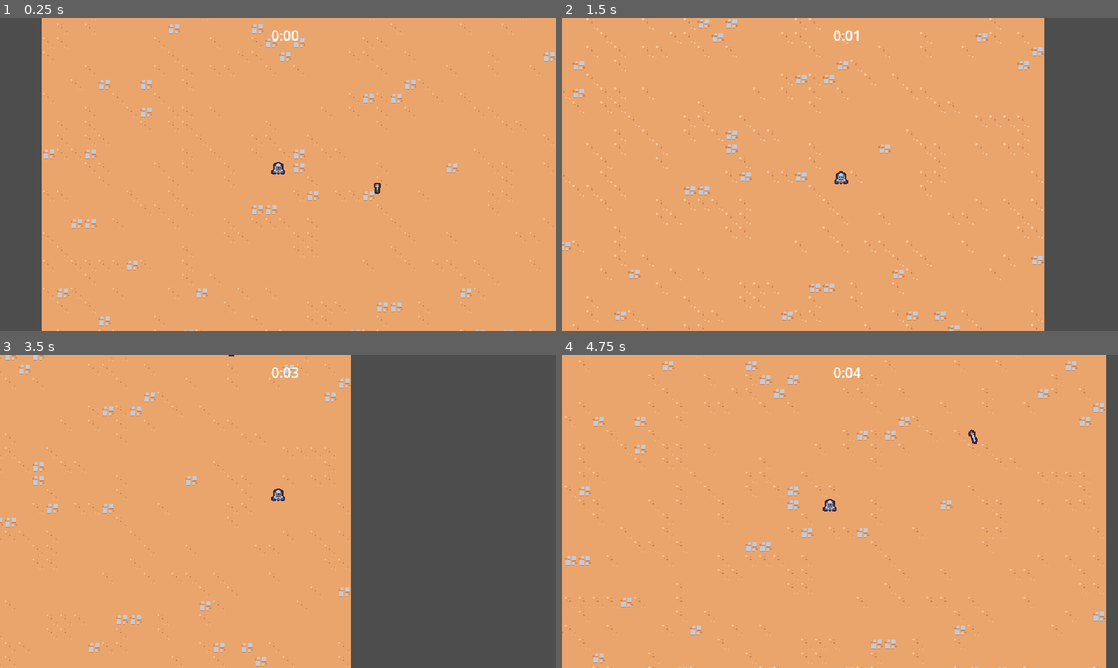
Above: before the commit, frames 1-4 (two rows, left to right).
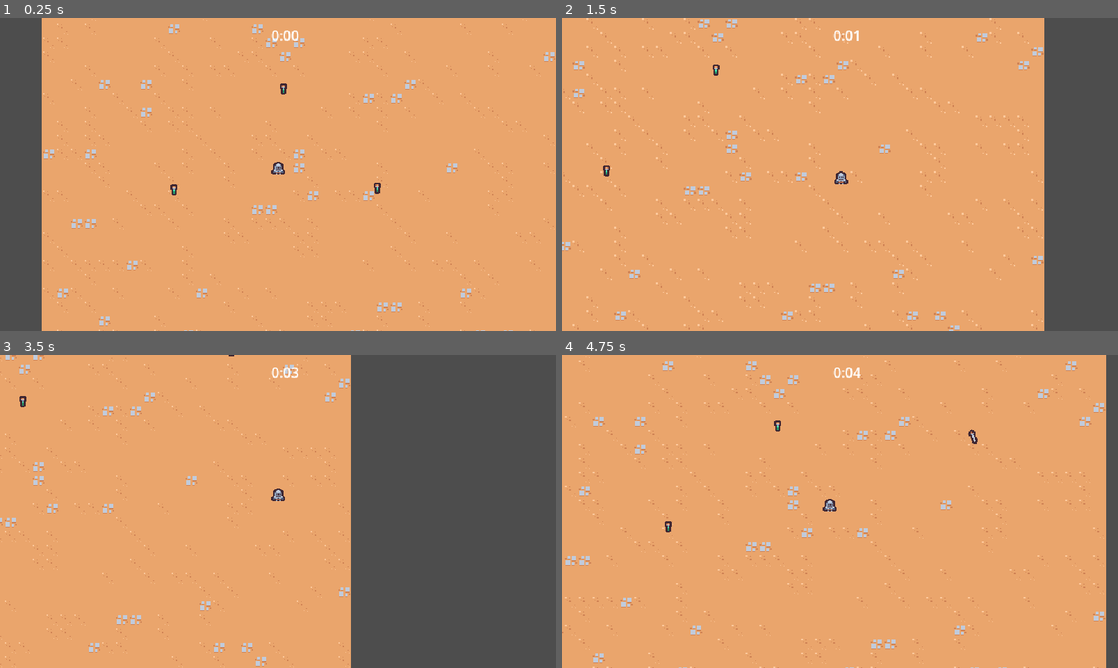
Above: after the commit, the same moments.

Repository: ErenJaegerKing/Dream_Learn
Game: Godot game, scene res://scenes/main/main.tscn
The game is run twice, just before and just after one commit, with the same random seed, the same clock (stepped at 60 frames per second) and the same inputs.
Inputs:
- Up to frame 1 (0.25 s): no input
- Up to frame 2 (1.5 s): tap Enter at 0.5 s; hold D (move_right ) 0.53-1.28 s; hold S (move_down) from 1.28 s (still down)
- Up to frame 3 (3.5 s): release S (move_down) at 2.03 s; hold D (move_right ) 2.03-2.78 s; hold W (move_up) from 2.78 s (still down)
- Up to frame 4 (4.75 s): release W (move_up) at 3.53 s; hold A (move_left) from 3.53 s (still down)

The runs differ from the first frame. In frame 1, less than 0.1% of the frame differs, in the area x 30-52%, y 20-57%; in frame 2, less than 0.1%; in frame 3, less than 0.1%; in frame 4, less than 0.1%.

Commit message:
第二章 基础建设 利用自定义信号来增加经验值

Diff:
--- a/2D Game/project.godot
+++ b/2D Game/project.godot
@@ -14,6 +14,10 @@
 run/main_scene="res://scenes/main/main.tscn"
 config/features=PackedStringArray("4.2", "Forward Plus")
 config/icon="res://icon.svg"
+
+[autoload]
+
+GameEvents="*res://scenes/autoload/game_events.tscn"
 
 [debug]
 
--- /dev/null
+++ b/2D Game/scenes/autoload/game_events.gd
@@ -0,0 +1,7 @@
+extends Node
+
+# 创建信号 经验收集
+signal experience_vial_collected(number: float)
+
+func emit_experience_vial_collected(number:float):
+	experience_vial_collected.emit(number)
--- /dev/null
+++ b/2D Game/scenes/autoload/game_events.tscn
@@ -0,0 +1,6 @@
+[gd_scene load_steps=2 format=3 uid="uid://bq5684i32lv5b"]
+
+[ext_resource type="Script" path="res://scenes/autoload/game_events.gd" id="1_806d1"]
+
+[node name="GameEvents" type="Node"]
+script = ExtResource("1_806d1")
--- a/2D Game/scenes/game_object/experience_vial/experience_vial.gd
+++ b/2D Game/scenes/game_object/experience_vial/experience_vial.gd
@@ -8,5 +8,7 @@
 
 # 当触发信号之后执行事件
 func on_area_entered(other_area:Area2D):
+	# 发出经验值拾取的信号
+	GameEvents.emit_experience_vial_collected(1)
 	# 让经验消失
 	queue_free()
--- a/2D Game/scenes/main/main.tscn
+++ b/2D Game/scenes/main/main.tscn
@@ -6,6 +6,7 @@
 [ext_resource type="PackedScene" uid="uid://dbhe5g3bwuaq" path="res://scenes/game_object/player/player.tscn" id="1_xheb7"]
 [ext_resource type="PackedScene" uid="uid://r27f01320ygi" path="res://scenes/manager/arena_time_manager.tscn" id="2_02oce"]
 [ext_resource type="PackedScene" uid="uid://cf3h8mvmqbshf" path="res://scenes/game_object/game_camera/game_camera.tscn" id="3_k6ttt"]
+[ext_resource type="PackedScene" uid="uid://bvmqukakjydfn" path="res://scenes/manager/experience_manager.tscn" id="4_1w208"]
 [ext_resource type="PackedScene" uid="uid://di3a7hjxf0uv7" path="res://scenes/game_object/experience_vial/experience_vial.tscn" id="7_wsl8r"]
 
 [node name="Main" type="Node"]
@@ -16,6 +17,8 @@
 [node name="ArenaTimeManager" parent="." instance=ExtResource("2_02oce")]
 
 [node name="EnemySpawnerManager" parent="." instance=ExtResource("1_d50ym")]
+
+[node name="ExperienceManager" parent="." instance=ExtResource("4_1w208")]
 
 [node name="GameCamera" parent="." instance=ExtResource("3_k6ttt")]
 
@@ -28,3 +31,9 @@
 
 [node name="ExperienceVial" parent="." instance=ExtResource("7_wsl8r")]
 position = Vector2(114, 15)
+
+[node name="ExperienceVial2" parent="." instance=ExtResource("7_wsl8r")]
+position = Vector2(-120, 17)
+
+[node name="ExperienceVial3" parent="." instance=ExtResource("7_wsl8r")]
+position = Vector2(6, -99)
--- /dev/null
+++ b/2D Game/scenes/manager/experience_manager.gd
@@ -0,0 +1,20 @@
+extends Node
+
+# 创建经验值变量，并初始化为0
+var current_experience = 0
+
+func _ready() -> void:
+	#连接全局事件中的信号触发事件
+	GameEvents.experience_vial_collected.connect(on_experience_vial_collected)
+
+# 创建一个函数来增加经验值
+func incurrent_experience(number:float):
+	#经验值会随着传入参数的数值而增加
+	current_experience += number
+	# 测试 打印经验值
+	print(current_experience)
+
+# 触发信号事件
+func on_experience_vial_collected(number:float):
+	# 执行增加经验函数
+	incurrent_experience(number)
--- /dev/null
+++ b/2D Game/scenes/manager/experience_manager.tscn
@@ -0,0 +1,6 @@
+[gd_scene load_steps=2 format=3 uid="uid://bvmqukakjydfn"]
+
+[ext_resource type="Script" path="res://scenes/manager/experience_manager.gd" id="1_g5uj8"]
+
+[node name="ExperienceManager" type="Node"]
+script = ExtResource("1_g5uj8")
Not shown: 1 places in 2D Game/scenes/main/main.tscn that only renumber resources
